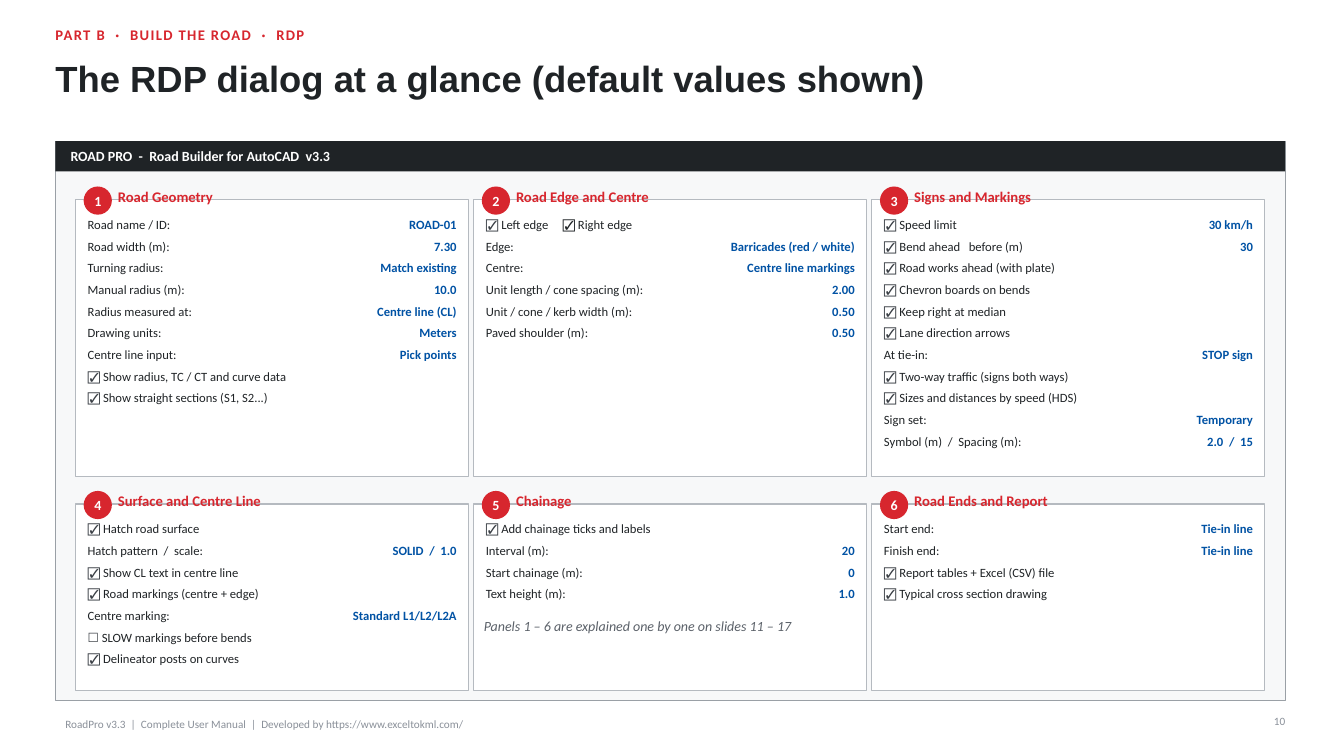
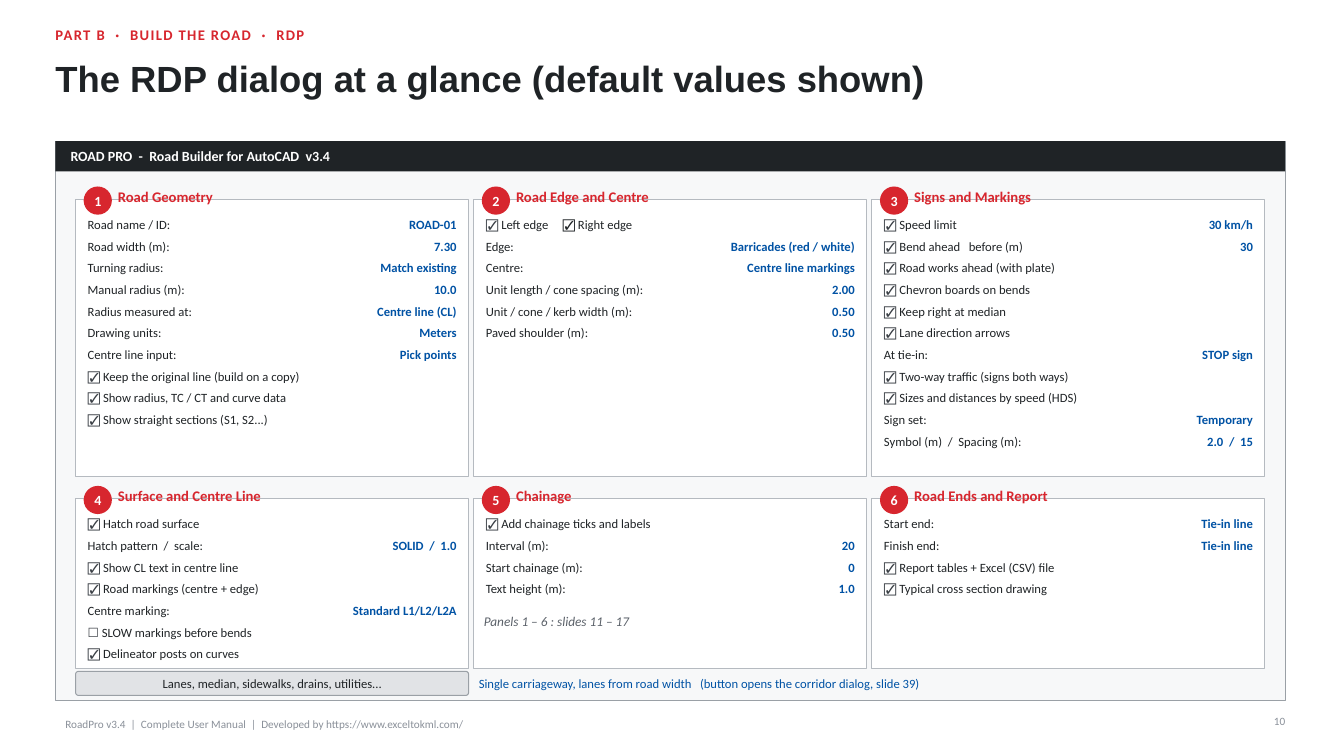
Before and after one commit to Asjad-Mehmood/KML-WEBSITE-, a slide deck: slide 10 of public/roadpro/RoadPro_User_Guide.pptx. Drawn at 1344x756 pixels with LibreOffice and Linux fonts; fonts in the diff are those of the drawing. Boxes give left, top, right and bottom in pixels: in the first picture for what was removed or moved away, otherwise in the second. Text is boxed around its words. In the diff, an @@ line names an element or a change of style, - is before the commit and + after.

```diff
--- a/public/roadpro/RoadPro_User_Guide.pptx
+++ b/public/roadpro/RoadPro_User_Guide.pptx
@@ text at (71,151,330,161): text changed @@
-ROAD PRO - Road Builder for AutoCAD v3.3
+ROAD PRO - Road Builder for AutoCAD v3.4
@@ text added at (103,372,299,383), 9 pt, text #1F2326 @@
+☑ Keep the original line (build on a copy)
@@ text "☑ Show straight sections (S1, ...": place and size @@
-text "☑ Show straight sections (S1, ..." at (103,393,268,404)
+text "☑ Show straight sections (S1, ..." at (103,415,268,426)
@@ text "☑ Show radius, TC / ...": place and size @@
-text "☑ Show radius, TC / ..." at (103,372,286,383)
+text "☑ Show radius, TC / ..." at (103,393,286,404)
@@ rectangle: place and size @@
-rectangle at (76,504,469,691)
+rectangle at (76,499,469,668)
@@ rectangle: place and size @@
-rectangle at (474,504,867,691)
+rectangle at (474,499,867,668)
@@ rectangle: place and size @@
-rectangle at (872,504,1265,691)
+rectangle at (872,499,1265,668)
@@ 28 texts, 3 ellipses: place and size @@
-28 texts, 3 ellipses at (84,491,1253,665)
+28 texts, 3 ellipses at (84,486,1253,660)
@@ text at (484,617,629,626): text changed; size 10 to 9.5 pt @@
-Panels 1 – 6 are explained one by one on slides 11 – 17
+Panels 1 – 6 : slides 11 – 17
@@ rounded rectangle added at (76,671,469,696), fill #E1E3E6, outline #9AA0A6 0.75 pt @@
@@ text added at (163,679,382,690), 9 pt, text #1F2326 @@
+Lanes, median, sidewalks, drains, utilities...
@@ text added at (479,679,920,690), 9 pt, text #0052A4 @@
+Single carriageway, lanes from road width (button opens the corridor dialog, slide 39)
@@ text at (65,720,463,730): text changed @@
-RoadPro v3.3 | Complete User Manual | Developed by https://www.exceltokml.com/
+RoadPro v3.4 | Complete User Manual | Developed by https://www.exceltokml.com/
```
Also in this commit, not shown: 36 other slides changed, 10 slides added, 1 slide removed, 22 other files.
